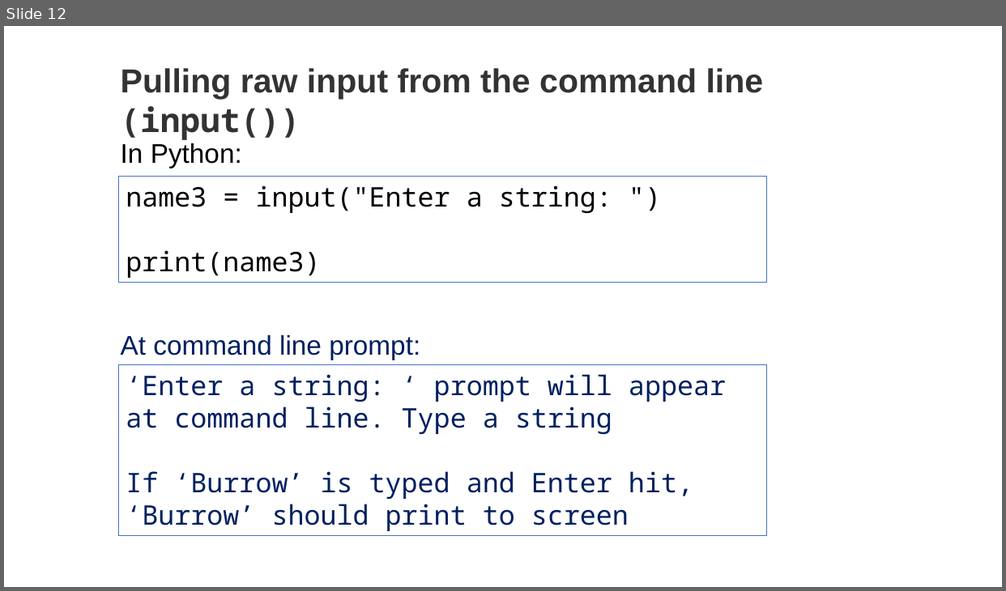
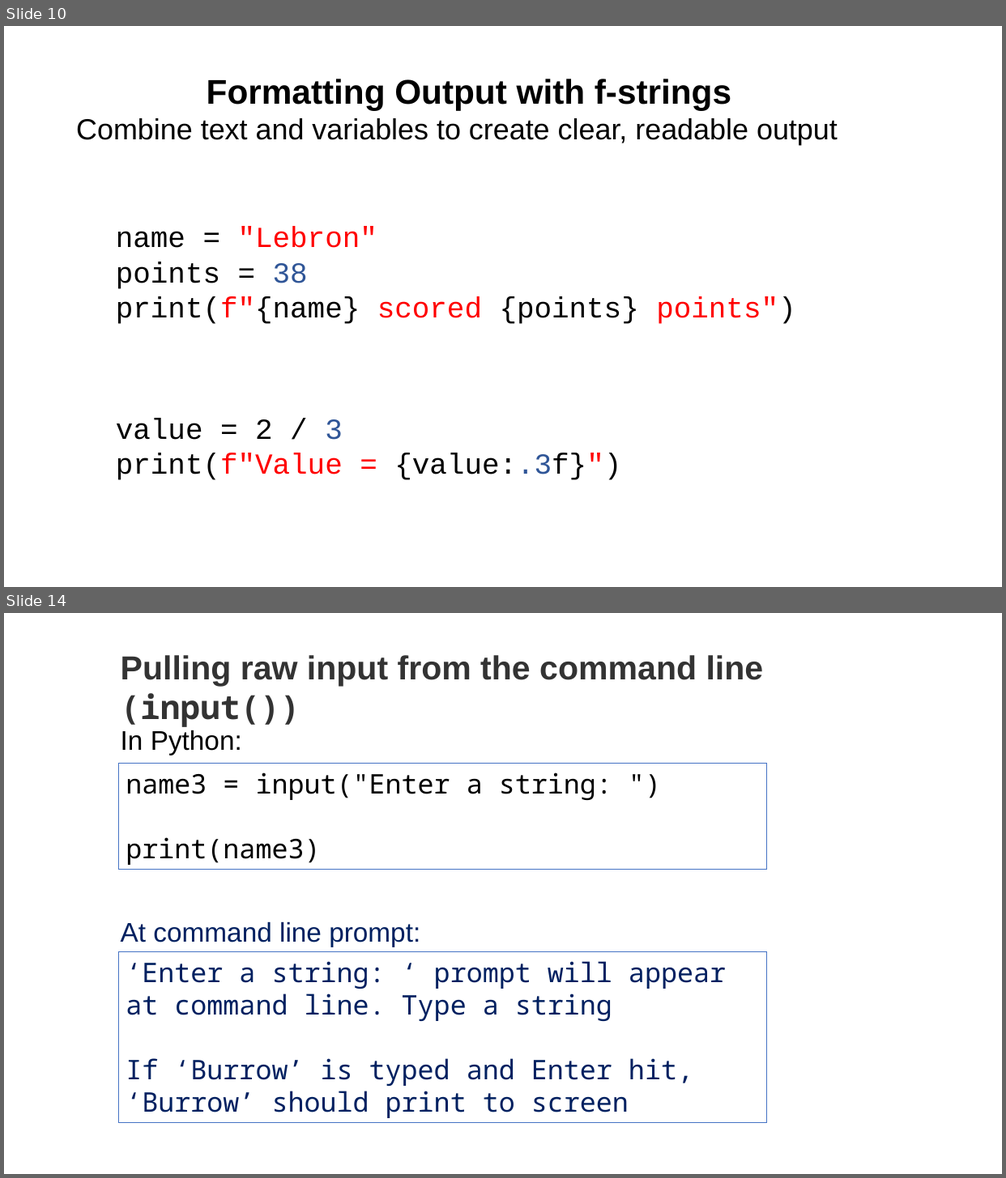
Before and after one commit to tparchman/F26_BIOL792, a slide deck: week6_pythonI/week6_python.pptx. Shown one above the other, each under a label of ours: slide 12 before the commit, slides 10 and 14 after it; the slides between them are not shown. The pictures are 1006x591 and 1006x1178 pixels, drawn with LibreOffice and Linux fonts; fonts in the diff are those of the drawing. Boxes give left, top, right and bottom in pixels: in the first picture for what was removed or moved away, otherwise in the second. Text is boxed around its words. In the diff, an @@ line names an element or a change of style, - is before the commit and + after.

```diff
--- a/week6_pythonI/week6_python.pptx
+++ b/week6_pythonI/week6_python.pptx
@@ slide 10 added at [4, 26, 1002, 587], background #FFFFFF @@
@@ text added at [76, 79, 837, 145], 28 pt, text #000000 @@
+Formatting Output with f-strings
+Combine text and variables to create clear, readable output
@@ text added at [116, 227, 795, 324], 28 pt, text #000000 @@
+name = "Lebron"
+points = 38
+print(f"{name} scored {points} points")
@@ text added at [116, 418, 621, 480], 28 pt, text #000000 @@
+value = 2 / 3
+print(f"Value = {value:.3f}")
@@ what was slide 12 is now slide 14 @@
```
Also in this commit, not shown: 9 slides changed, 4 other slides added, 2 slides removed, 3 other files.
